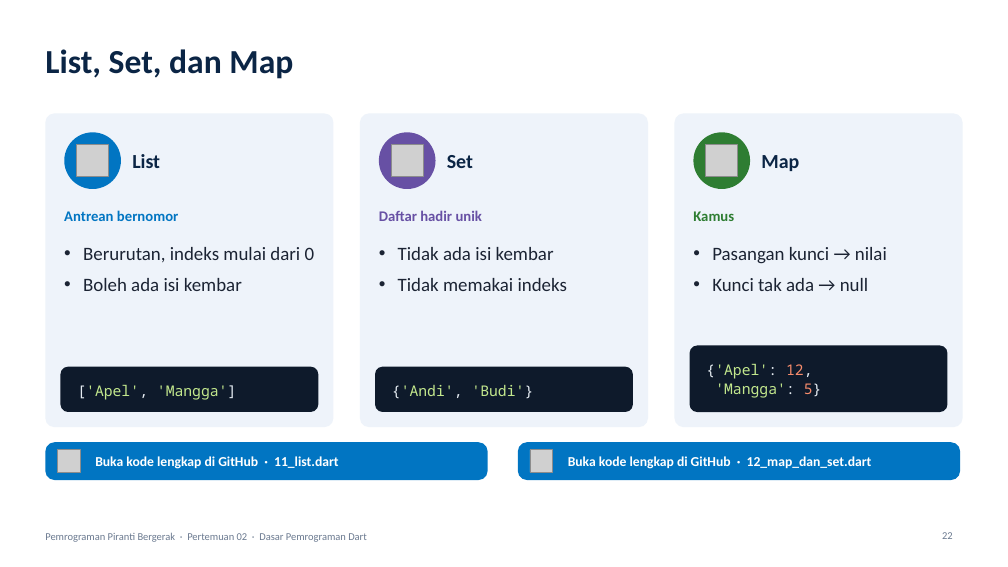
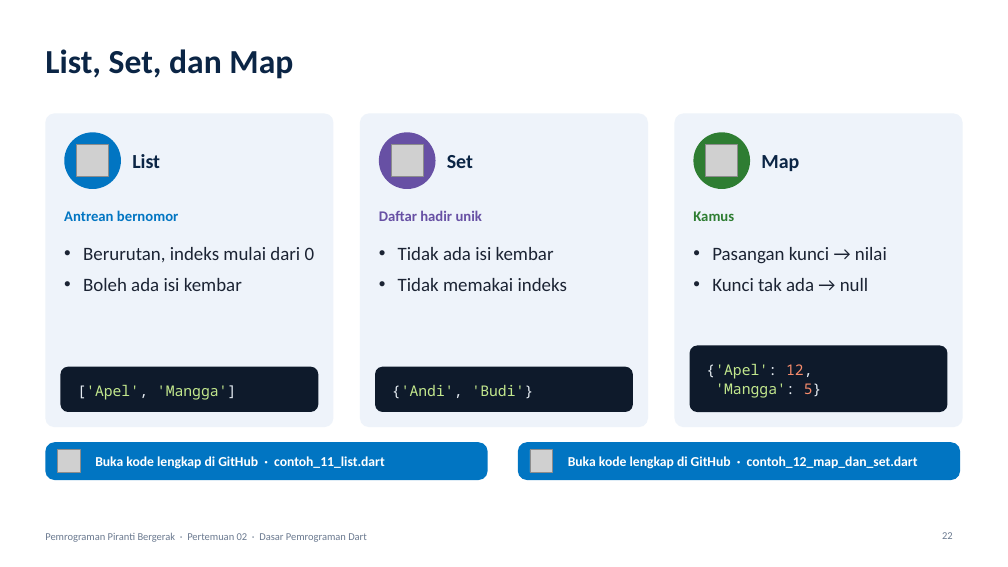
Before and after one commit to antonprafanto/mobile2026, a slide deck: slide 22 of pertemuan_02_dasar_dart/slide/PERTEMUAN_02_Dasar_Dart.pptx. Drawn at 1008x567 pixels with LibreOffice and Linux fonts; fonts in the diff are those of the drawing; grey boxes stand for pictures. Boxes give left, top, right and bottom in pixels: in the first picture for what was removed or moved away, otherwise in the second. Text is boxed around its words. In the diff, an @@ line names an element or a change of style, - is before the commit and + after.

```diff
--- a/pertemuan_02_dasar_dart/slide/PERTEMUAN_02_Dasar_Dart.pptx
+++ b/pertemuan_02_dasar_dart/slide/PERTEMUAN_02_Dasar_Dart.pptx
@@ text in rounded rectangle at (95,456,385,469): text changed @@
-Buka kode lengkap di GitHub · 11_list.dart
+Buka kode lengkap di GitHub · contoh_11_list.dart
@@ text in rounded rectangle at (568,456,918,469): text changed @@
-Buka kode lengkap di GitHub · 12_map_dan_set.dart
+Buka kode lengkap di GitHub · contoh_12_map_dan_set.dart
```
Also in this commit, not shown: 11 other slides changed, 32 other files.
